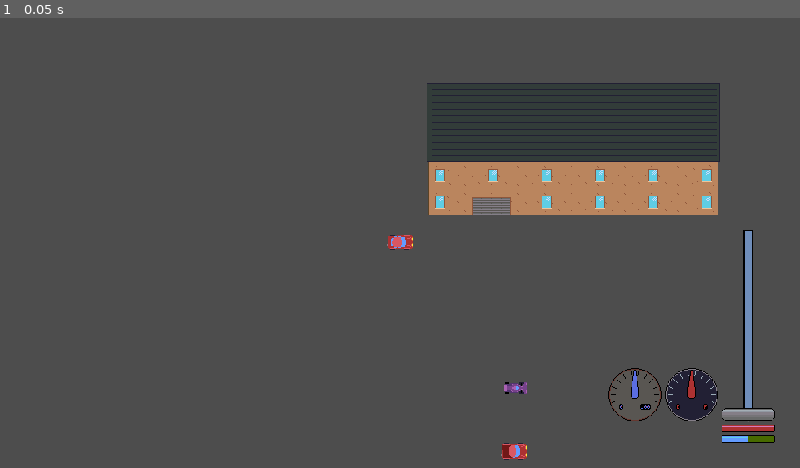
Above: before the commit, frame 1.
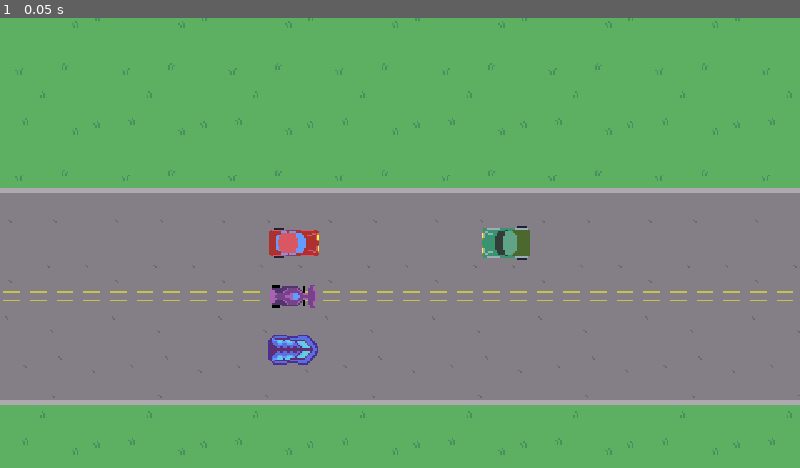
Above: after the commit, the same moment.

Repository: beatoven9/CarPG
Game: Godot game, scene res://Scenes/Battle/TestBattleScene.tscn
The game is run twice, just before and just after one commit, with the same random seed, the same clock (stepped at 60 frames per second) and the same inputs. Before the commit the project starts from res://Scenes/TestField.tscn.
Inputs:
- Up to frame 1 (0.05 s): no input

The runs differ from the first frame. In frame 1, 100% of the frame differs, in the area x 0-100%, y 0-100%.
Error before the commit: Invalid access to property or key 'ready' on a base object of type 'null instance'. (res://Scripts/SpeedGauge.gd:23)
Error after the commit: Invalid access to property or key 'position' on a base object of type 'null instance'. (res://Scripts/BattleEngine/BattleEngine.gd:97)

Commit message:
Added some very basic/placeholder functions to the BattleEngine script to load fighter data

Diff:
--- a/Scenes/battle_node.tscn
+++ b/Scenes/Battle/TestBattleScene.tscn
@@ -1,55 +1,19 @@
-[gd_scene load_steps=6 format=3 uid="uid://dy3c2icup66pq"]
+[gd_scene load_steps=3 format=3 uid="uid://dy3c2icup66pq"]
 
-[ext_resource type="PackedScene" uid="uid://bcsylcr85y820" path="res://Scenes/TileMapTerrain.tscn" id="1_onneo"]
-[ext_resource type="Texture2D" uid="uid://bdrm7y1pvq07k" path="res://Sprites/Sedan_a.png" id="1_utesp"]
-[ext_resource type="Texture2D" uid="uid://dx0b4h38qw6ot" path="res://Sprites/Sportscar_a.png" id="2_mda7f"]
-[ext_resource type="Texture2D" uid="uid://cehacbj87fak7" path="res://Sprites/FriendCar.png" id="3_qrlu8"]
+[ext_resource type="PackedScene" uid="uid://bcsylcr85y820" path="res://Scenes/TileMapTerrain.tscn" id="1_b2mwo"]
+[ext_resource type="Script" path="res://Scripts/BattleEngine/BattleEngine.gd" id="2_n0sb6"]
 
-[sub_resource type="RectangleShape2D" id="RectangleShape2D_qwlpd"]
-size = Vector2(20, 31)
+[node name="TestBattleScene" type="Node2D"]
 
-[node name="BattleNode" type="Node2D"]
-
-[node name="Terrain" parent="." instance=ExtResource("1_onneo")]
+[node name="Terrain" parent="." instance=ExtResource("1_b2mwo")]
 layer_0/tile_data = PackedInt32Array(-1, 786433, 2, 65535, 524289, 7, 131071, 786433, 0, 0, 524289, 7, -65536, 786433,  …(9864 unchanged characters)…
 
-[node name="PartySlots" type="Node2D" parent="."]
+[node name="BattleEngine" type="Node2D" parent="."]
+script = ExtResource("2_n0sb6")
+
+[node name="PartyMembers" type="Node2D" parent="BattleEngine"]
 z_index = 2
-
-[node name="PartyMemberSlot1" type="Node2D" parent="PartySlots"]
-
-[node name="Area2D" type="Area2D" parent="PartySlots/PartyMemberSlot1"]
-rotation = -1.5708
-
-[node name="Sprite2D" type="Sprite2D" parent="PartySlots/PartyMemberSlot1/Area2D"]
-texture_filter = 3
-texture = ExtResource("1_utesp")
-
-[node name="CollisionShape2D" type="CollisionShape2D" parent="PartySlots/PartyMemberSlot1/Area2D"]
-shape = SubResource("RectangleShape2D_qwlpd")
-
-[node name="PartyMemberSlot2" type="Node2D" parent="PartySlots"]
 position = Vector2(0, 32)
 
-[node name="Area2D2" type="Area2D" parent="PartySlots/PartyMemberSlot2"]
-rotation = -1.5708
-
-[node name="Sprite2D" type="Sprite2D" parent="PartySlots/PartyMemberSlot2/Area2D2"]
-texture_filter = 3
-texture = ExtResource("2_mda7f")
-
-[node name="CollisionShape2D" type="CollisionShape2D" parent="PartySlots/PartyMemberSlot2/Area2D2"]
-shape = SubResource("RectangleShape2D_qwlpd")
-
-[node name="PartyMemberSlot3" type="Node2D" parent="PartySlots"]
-position = Vector2(0, 64)
-
-[node name="Area2D3" type="Area2D" parent="PartySlots/PartyMemberSlot3"]
-rotation = -1.5708
-
-[node name="Sprite2D" type="Sprite2D" parent="PartySlots/PartyMemberSlot3/Area2D3"]
-texture_filter = 3
-texture = ExtResource("3_qrlu8")
-
-[node name="CollisionShape2D" type="CollisionShape2D" parent="PartySlots/PartyMemberSlot3/Area2D3"]
-shape = SubResource("RectangleShape2D_qwlpd")
+[node name="Camera2D" type="Camera2D" parent="."]
+zoom = Vector2(2, 2)
--- /dev/null
+++ b/Scenes/Battle/enemy_fighter.tscn
@@ -0,0 +1,18 @@
+[gd_scene load_steps=4 format=3 uid="uid://odadsyq3gmdh"]
+
+[ext_resource type="Script" path="res://Scripts/BattleEngine/EnemyFighter.gd" id="1_545r0"]
+[ext_resource type="Texture2D" uid="uid://bdrm7y1pvq07k" path="res://Sprites/Sedan_a.png" id="2_o6tar"]
+
+[sub_resource type="RectangleShape2D" id="RectangleShape2D_qwlpd"]
+size = Vector2(20, 31)
+
+[node name="EnemyFighter" type="Area2D"]
+rotation = 1.5708
+script = ExtResource("1_545r0")
+
+[node name="Sprite2D" type="Sprite2D" parent="."]
+texture_filter = 3
+texture = ExtResource("2_o6tar")
+
+[node name="CollisionShape2D" type="CollisionShape2D" parent="."]
+shape = SubResource("RectangleShape2D_qwlpd")
--- /dev/null
+++ b/Scenes/Battle/party_member.tscn
@@ -0,0 +1,18 @@
+[gd_scene load_steps=4 format=3 uid="uid://cpld604atv1nw"]
+
+[ext_resource type="Script" path="res://Scripts/BattleEngine/PartyMember.gd" id="1_nd4xd"]
+[ext_resource type="Texture2D" uid="uid://bdrm7y1pvq07k" path="res://Sprites/Sedan_a.png" id="2_gosmd"]
+
+[sub_resource type="RectangleShape2D" id="RectangleShape2D_qwlpd"]
+size = Vector2(20, 31)
+
+[node name="PartyMember" type="Area2D"]
+rotation = -1.5708
+script = ExtResource("1_nd4xd")
+
+[node name="Sprite2D" type="Sprite2D" parent="."]
+texture_filter = 3
+texture = ExtResource("2_gosmd")
+
+[node name="CollisionShape2D" type="CollisionShape2D" parent="."]
+shape = SubResource("RectangleShape2D_qwlpd")
--- /dev/null
+++ b/Scripts/BattleEngine/BattleEngine.gd
@@ -0,0 +1,103 @@
+extends Node2D
+
+@onready var party_member = preload("res://Scenes/Battle/party_member.tscn")
+@onready var enemy = preload("res://Scenes/Battle/enemy_fighter.tscn")
+
+@onready var camera = get_tree().get_root().get_child(0).get_node("Camera2D")
+
+func load_enemy_data():
+	var texture1 = load("res://Sprites/PickupTruck_b.png")
+	var enemy_member1 = {
+		"name": "enemy_1",
+		"texture": texture1
+	}
+
+	var enemy_members_data = [enemy_member1]
+	return enemy_members_data
+
+func load_player_data():
+	var texture1 = load("res://Sprites/Sedan_a.png")
+	var party_member1 = {
+		"name": "player_1",
+		"texture": texture1
+	}
+
+	var texture2 = load("res://Sprites/FriendCar.png")
+	var party_member2 = {
+		"name": "friend_car",
+		"texture": texture2
+	}
+
+	var texture3 = load("res://Sprites/Sportscar_a.png")
+	var party_member3 = {
+		"name": "sportscar",
+		"texture": texture3
+	}
+
+	var party_members_data = [
+		party_member1,
+		party_member2,
+		party_member3
+	]
+	return party_members_data
+
+func arrange_fighters_on_y_axis(
+	fighter_list: Array,
+	y_range,
+	y_offset
+):
+	var space_between = y_range / len(fighter_list)
+	var current_pos = y_offset
+	for fighter in fighter_list:
+		fighter.position.y = current_pos
+		current_pos += space_between
+
+func instantiate_party_members(party_members_data):
+	var party_members_list = []
+	for member_data in party_members_data:
+		var new_party_member = party_member.instantiate()
+		new_party_member.set_data(member_data["name"], member_data["texture"])
+		add_child(new_party_member)
+		party_members_list.append(new_party_member)
+	arrange_fighters_on_y_axis(party_members_list, 96, 0)
+
+	return party_members_list
+
+func instantiate_enemy_members(enemy_members_data):
+	var enemy_members_list = []
+	for member_data in enemy_members_data:
+		var new_enemy_member = enemy.instantiate()
+		new_enemy_member.set_data(member_data["name"], member_data["texture"])
+		add_child(new_enemy_member)
+		enemy_members_list.append(new_enemy_member)
+	arrange_fighters_on_y_axis(enemy_members_list, 96, 0)
+
+	return enemy_members_list
+
+func arrange_fighters_on_x_axis(party_list, enemy_list, available_space):
+	var space_segment_size = available_space / 4
+
+	for party_list_member in party_list:
+		party_list_member.position.x = -space_segment_size
+
+	for enemy_member in enemy_list:
+		enemy_member.position.x = space_segment_size
+
+func _ready():
+
+	var party_members_data = load_player_data()
+	var party_members_list = instantiate_party_members(party_members_data)
+
+	var enemy_members_data = load_enemy_data()
+	var enemy_members_list = instantiate_enemy_members(
+		enemy_members_data
+	)
+
+	arrange_fighters_on_x_axis(party_members_list, enemy_members_list, 256)
+	print("CAMERA: ", camera.position)
+
+
+
+# Called every frame. 'delta' is the elapsed time since the previous frame.
+func _process(_delta):
+	pass
--- /dev/null
+++ b/Scripts/BattleEngine/EnemyFighter.gd
@@ -0,0 +1 @@
+extends "res://Scripts/BattleEngine/Fighter.gd"
--- /dev/null
+++ b/Scripts/BattleEngine/Fighter.gd
@@ -0,0 +1,17 @@
+extends Area2D
+
+@onready var sprite2d: Sprite2D = get_node("Sprite2D")
+@onready var collision_shape2d: CollisionShape2D = get_node("CollisionShape2D")
+var this_fighter_name
+
+func set_data(fighter_name, texture: Texture2D):
+	this_fighter_name = fighter_name
+	get_node("Sprite2D").set_texture(texture)
+
+func _ready():
+	print("I am ", this_fighter_name)
+	set_collision_box_size()
+
+func set_collision_box_size():
+	var car_rect = sprite2d.get_rect()
+	collision_shape2d.shape.size = car_rect.size
--- /dev/null
+++ b/Scripts/BattleEngine/PartyMember.gd
@@ -0,0 +1 @@
+extends "res://Scripts/BattleEngine/Fighter.gd"
--- a/project.godot
+++ b/project.godot
@@ -11,7 +11,7 @@
 [application]
 
 config/name="CarPG"
-run/main_scene="res://Scenes/TestField.tscn"
+run/main_scene="res://Scenes/Battle/TestBattleScene.tscn"
 config/features=PackedStringArray("4.0", "GL Compatibility")
 config/icon="res://icon.svg"
 
Not shown, added: Planning/Game_Architecture/battle_system.txt
Not shown, changed: Planning/Game_Architecture/overview.txt
